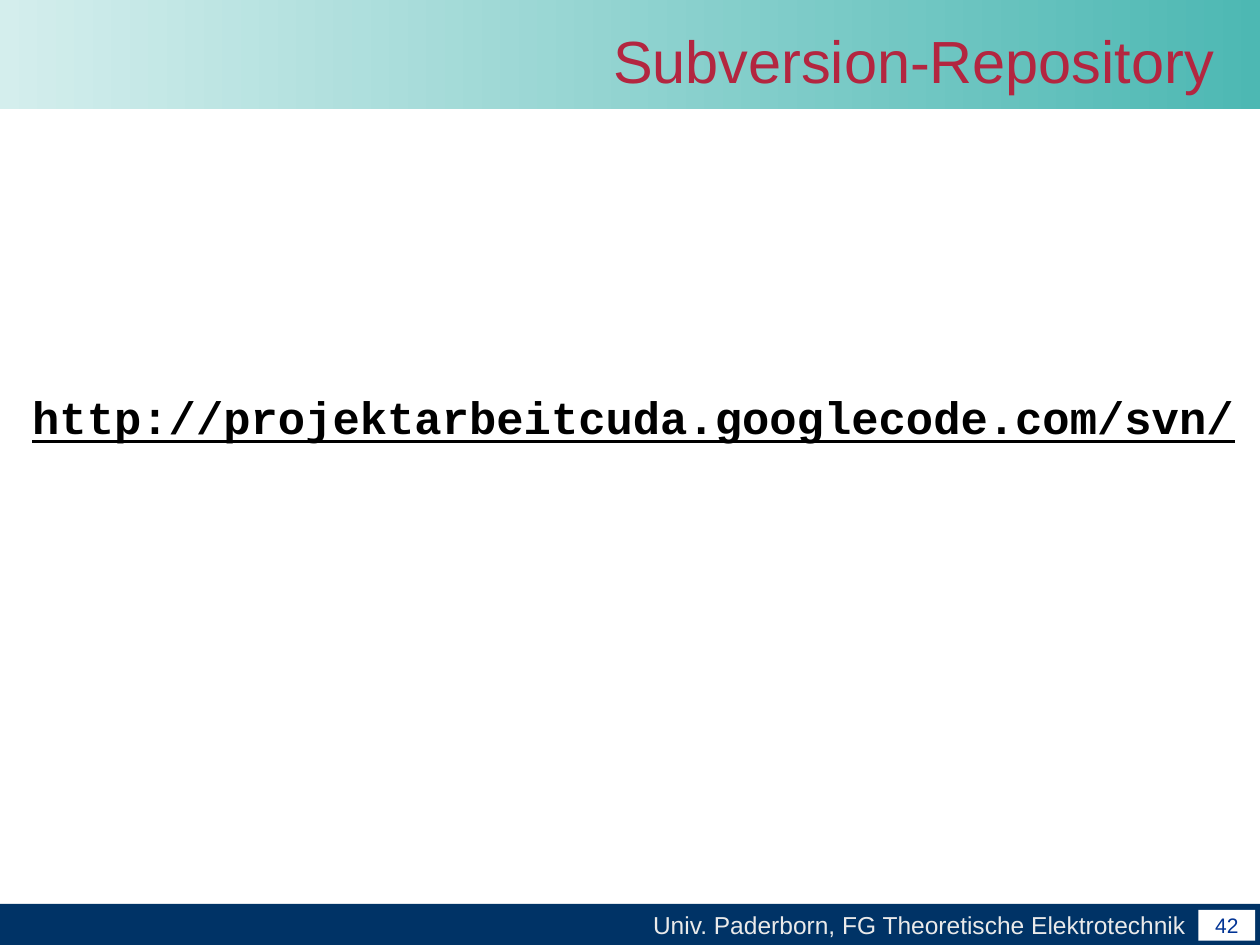
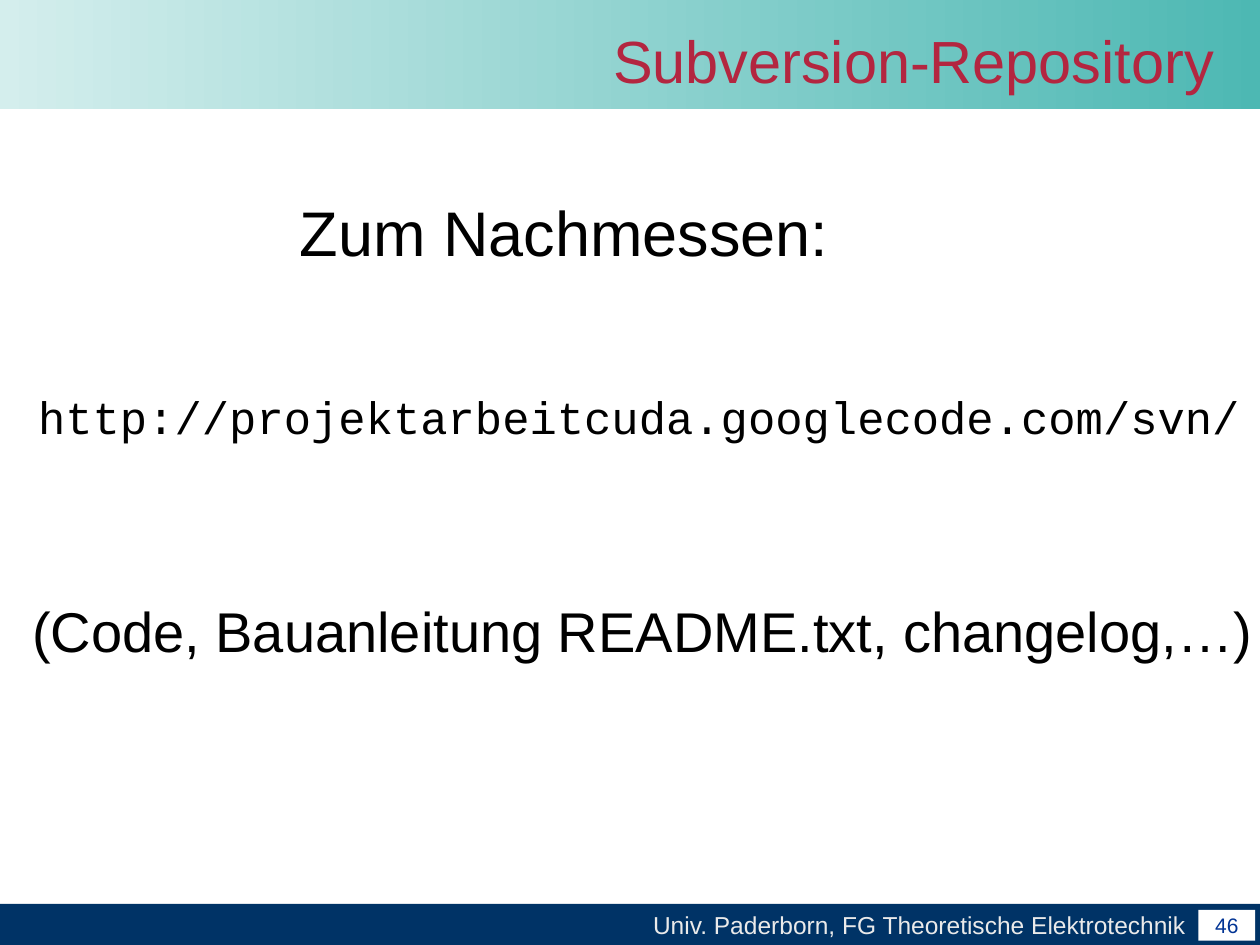
Before and after one commit to unconditional/projektarbeitcuda, a slide deck: slide 46 of Abschlussvortrag/Abschlussvortrag der Projektarbeit CUDA.ppt (slide 42 before the commit). Drawn at 1260x945 pixels with LibreOffice and Linux fonts; fonts in the diff are those of the drawing; background and template pictures are left out. Boxes give left, top, right and bottom in pixels: in the first picture for what was removed or moved away, otherwise in the second. Text is boxed around its words. In the diff, an @@ line names an element or a change of style, - is before the commit and + after.

```diff
--- a/Abschlussvortrag/Abschlussvortrag der Projektarbeit CUDA.ppt
+++ b/Abschlussvortrag/Abschlussvortrag der Projektarbeit CUDA.ppt
@@ text added at (x1=300, y1=210, x2=828, y2=257), 36 pt, text #000000 @@
+Zum Nachmessen:
@@ text "http://projektarbeitcuda.googlecode.com/svn/" at (x1=38, y1=402, x2=1239, y2=444): bold off, underline off @@
@@ text added at (x1=32, y1=611, x2=1252, y2=663), 32 pt, text #000000 @@
+(Code, Bauanleitung README.txt, changelog,…)
@@ page number at (x1=1215, y1=918, x2=1238, y2=934): text changed @@
-42
+46
```
Also in this commit, not shown: 6 other slides changed, 6 slides added, 2 slides removed.
